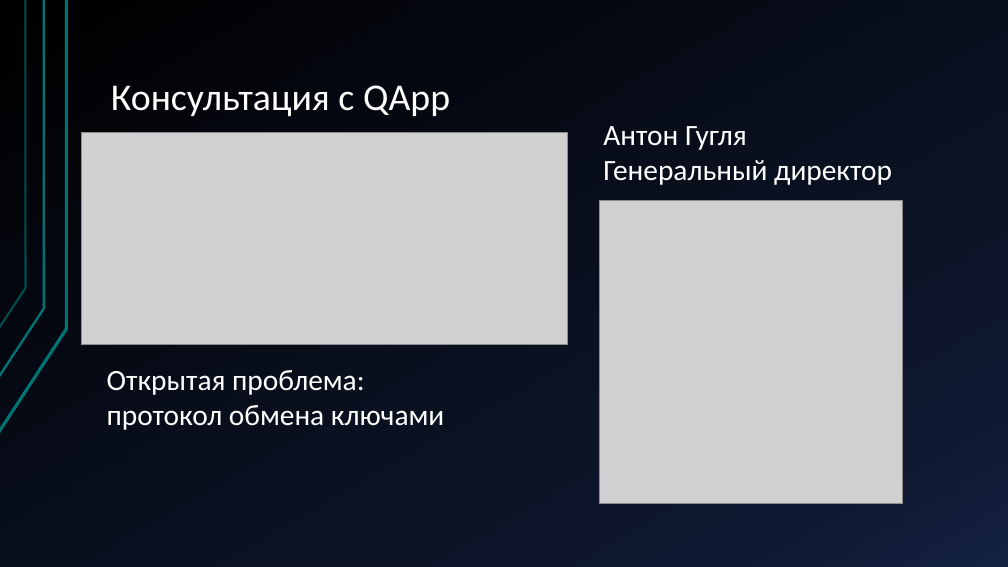
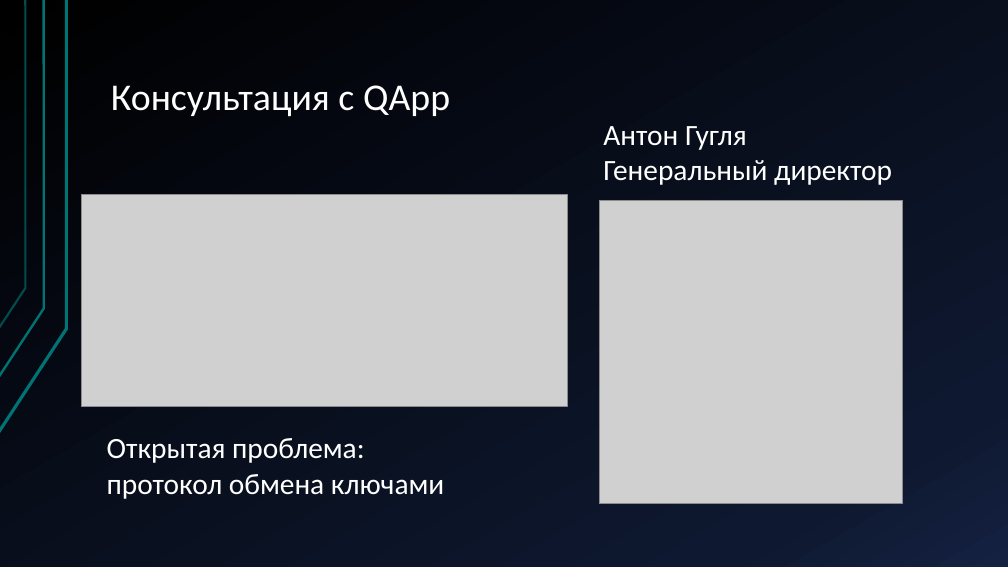
Before and after one commit to Terexi110/Teory, a slide deck: slide 9 of Постквантовая криптография KEM на решётках.pptx (slide 8 before the commit). Drawn at 1008x567 pixels with LibreOffice and Linux fonts; fonts in the diff are those of the drawing; grey boxes stand for pictures. Boxes give left, top, right and bottom in pixels: in the first picture for what was removed or moved away, otherwise in the second. Text is boxed around its words. In the diff, an @@ line names an element or a change of style, - is before the commit and + after.

```diff
--- a/Постквантовая криптография KEM на решётках.pptx
+++ b/Постквантовая криптография KEM на решётках.pptx
@@ picture: place and size @@
-picture at (81,132,567,345)
+picture at (81,194,567,407)
@@ text "Открытая проблема:": place and size @@
-text "Открытая проблема:" at (107,370,444,430)
+text "Открытая проблема:" at (107,438,444,499)
```
Also in this commit, not shown: 14 other slides changed, 1 slide added, 3 other files.
